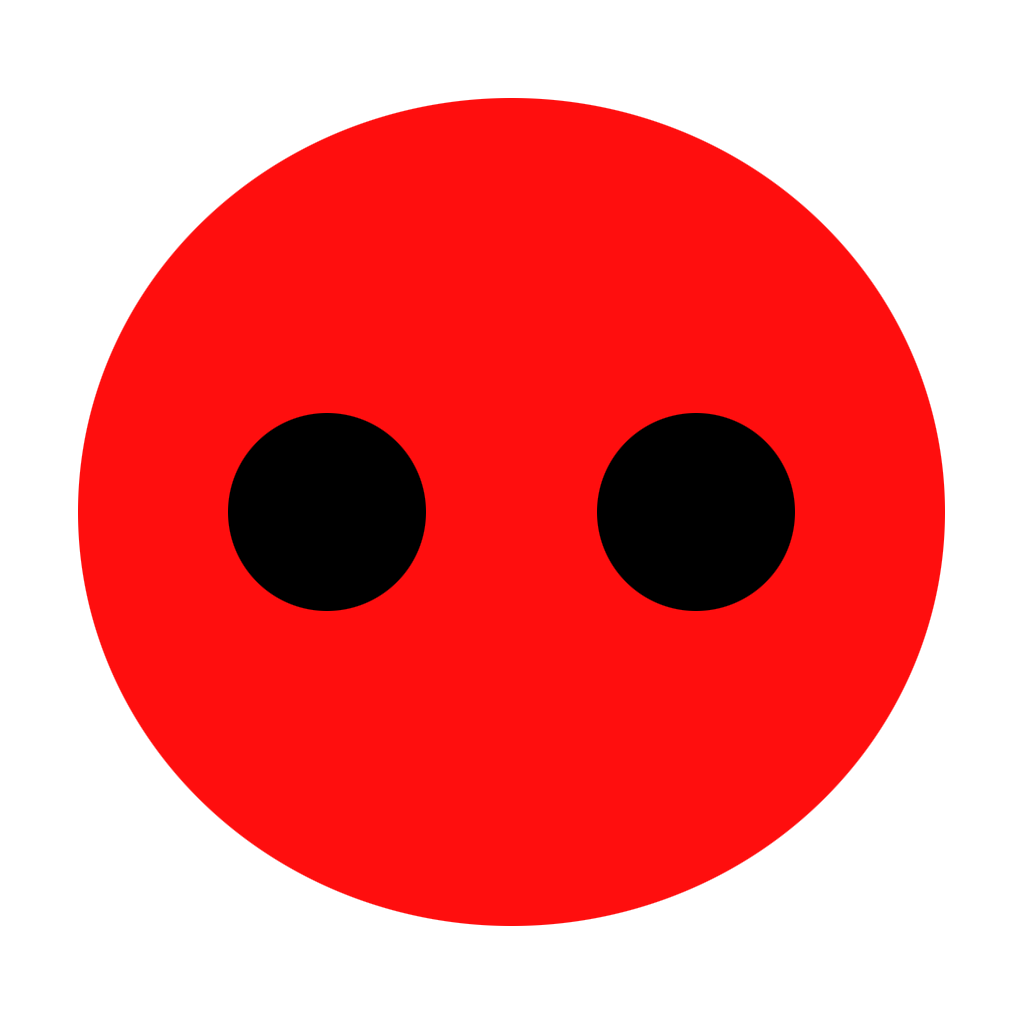
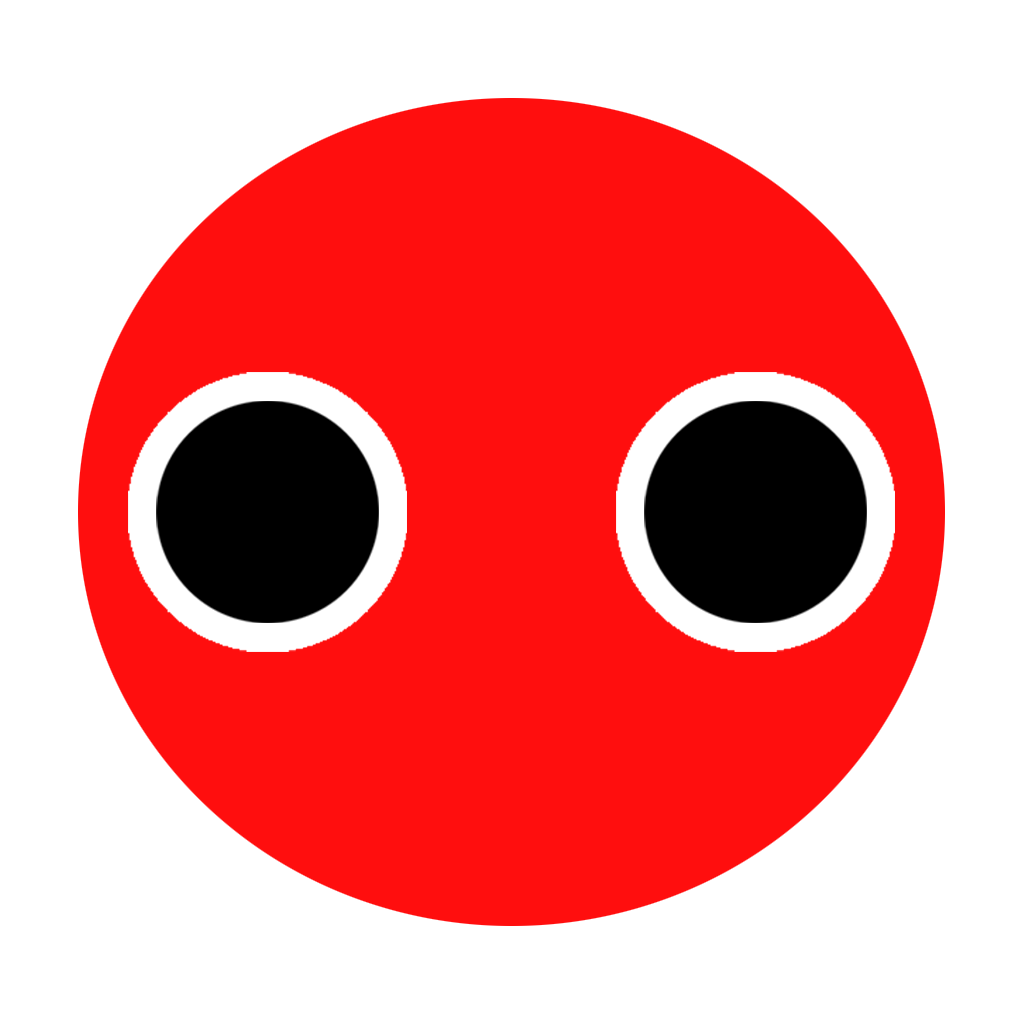
The second w=1024, h=1024 image is a revision of the first. Changes to its layers:
added layer "图层 2 拷贝 3" above "图层 2 拷贝" over [644, 401, 867, 623]
painted on "图层 2 拷贝" over [597, 372, 895, 652]
added layer "图层 2 拷贝 2" above "图层 2" over [156, 401, 379, 623]
painted on "图层 2" over [128, 372, 426, 652]
